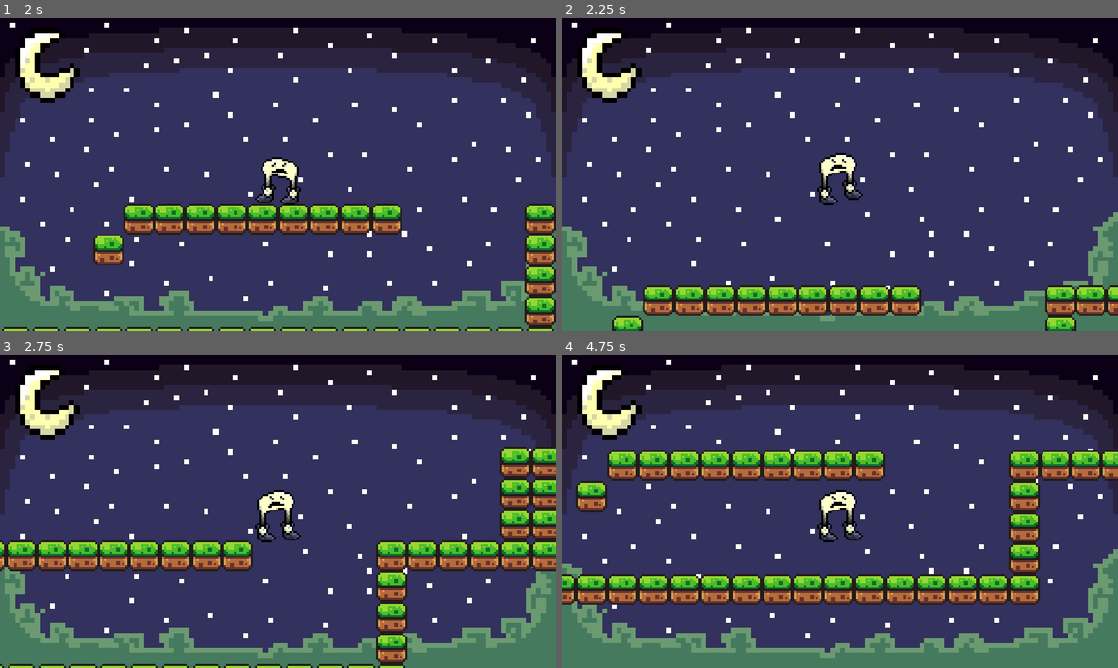
Above: before the commit, frames 1-4 (two rows, left to right).
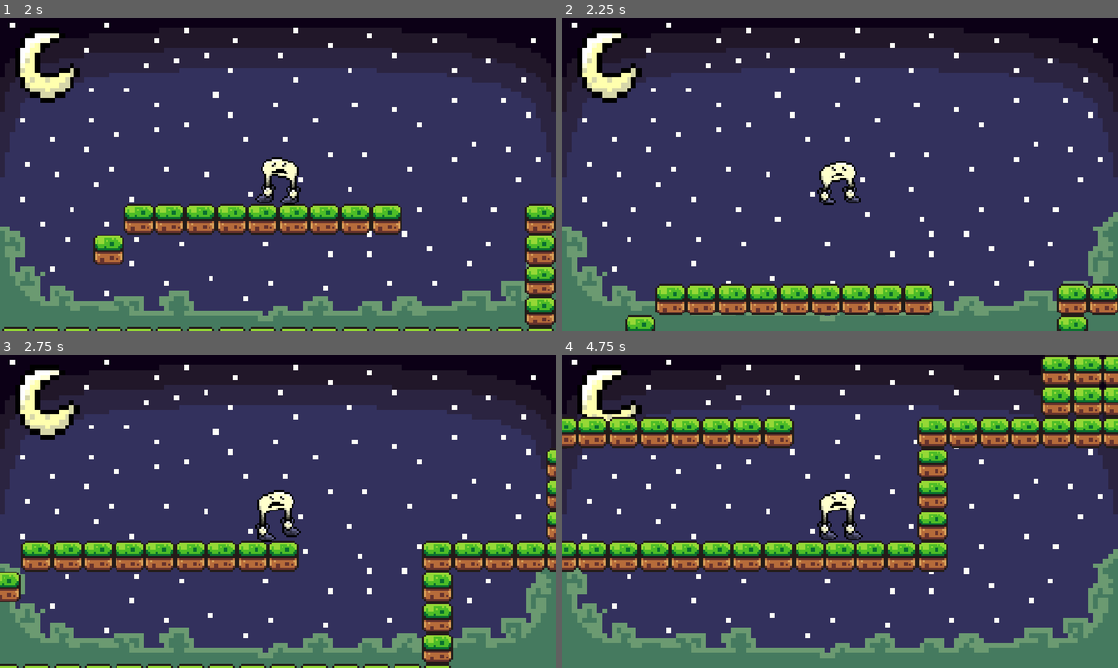
Above: after the commit, the same moments.

Repository: menlojacob/MoonShoesGame
Game: Godot game, scene res://Scenes/game.tscn
Same seed, same stepped clock (60 frames per second), same inputs: the game is played once before the commit and once after it.
Inputs:
- Up to frame 1 (2 s): click "Start" at 0.5 s; click "Level 1" at 1.25 s
- Up to frame 2 (2.25 s): hold Right (move_right) from 2.03 s (still down); hold Space (jump) from 2.03 s (still down); tap S (ground_pound, bound only after the commit) at 2.1 s
- Up to frame 3 (2.75 s): keep holding Right (move_right); keep holding Space (jump)
- Up to frame 4 (4.75 s): release Space (jump) at 2.78 s; tap Space (jump) at 2.85, 3.02, 3.32, 4.52 s; tap S (ground_pound, bound only after the commit) at 3.05, 4.35 s; release Right (move_right) at 3.53 s; hold Left (move_left) 3.53-4.28 s; hold Space (jump) 3.53-4.28 s; tap Shift (Dash) at 3.6 s; hold Right (move_right) from 4.28 s (still down)

Frame 1 is identical in both runs. In frame 2, 5.6% of the frame differs, in the area x 9-100%, y 43-100%; in frame 3, 13%; in frame 4, 35%, in the area x 0-100%, y 0-80%.

Commit message:
ground pound
started adding ground pound, press down to do it

Diff:
--- a/Scenes/character.tscn
+++ b/Scenes/character.tscn
@@ -3,6 +3,7 @@
 [ext_resource type="PackedScene" uid="uid://54ubxlkr8cgw" path="res://Scenes/character_controller.tscn" id="1_lkv7d"]
 [ext_resource type="Texture2D" uid="uid://cbcjyrynrpf6n" path="res://Assets/sprites/Character.png" id="1_ushfy"]
 [ext_resource type="PackedScene" uid="uid://n2ehclwjygdl" path="res://Scenes/dash_ability.tscn" id="3_owm7s"]
+[ext_resource type="PackedScene" uid="uid://cctp8kk5qdco8" path="res://Scenes/ground_pound_ability.tscn" id="4_nytcm"]
 
 [sub_resource type="AtlasTexture" id="AtlasTexture_owm7s"]
 atlas = ExtResource("1_ushfy")
@@ -244,3 +245,5 @@
 shape = SubResource("RectangleShape2D_sqlfn")
 
 [node name="DashAbility" parent="." unique_id=1300372267 instance=ExtResource("3_owm7s")]
+
+[node name="GroundPoundAbility" parent="." unique_id=37651454 instance=ExtResource("4_nytcm")]
--- /dev/null
+++ b/Scenes/ground_pound_ability.tscn
@@ -0,0 +1,6 @@
+[gd_scene format=3 uid="uid://cctp8kk5qdco8"]
+
+[ext_resource type="Script" uid="uid://cuug70w6oubyy" path="res://Scripts/ground_pound_ability.gd" id="1_sbv4p"]
+
+[node name="GroundPoundAbility" type="Node" unique_id=37651454]
+script = ExtResource("1_sbv4p")
--- a/Scripts/character_controller.gd
+++ b/Scripts/character_controller.gd
@@ -18,25 +18,30 @@
 var isDoingAction = false #dashing, ground pounding, etc.
 var jumpReleased = false
 var invulnerable = 0
+var horizontalSpeedModifier = 1
+var gravityModifier = 1
 
 signal touchedEnemy
 signal jumpedOnEnemy
 
-func jump(extraHeight = 0):
+func jump(height = JUMP_HEIGHT, variableHeight = true):
 	#calculate force needed to reach height
-	var impulse = -sqrt(2 * character.get_gravity().y * (JUMP_HEIGHT + extraHeight))
+	var gravity = (character.get_gravity().y * gravityModifier)
+	var impulse = -sqrt(2 * gravity * height)
 	character.velocity.y = impulse
 	jumping = true
-	jumpReleased = false
+	jumpReleased = not variableHeight
 
 func jumpOffEnemy(enemyBody, enemyController):
-	#try to get the enemy's collision shape and put our character at the top of it
-	var extraHeight = 0
+	#we try to make the player bounce to the same height every time
+	#regardless of initial height when they hit the enemy.
+	var bounceHeight = JUMP_HEIGHT
 	var enemyCollisionShape = enemyBody.get_node_or_null("CollisionShape2D")
 	if enemyCollisionShape:
 		var topOfEnemyHeight = enemyBody.global_position.y - (enemyCollisionShape.shape.size.y/2)
 		var bottomOfPlayerHeight = character.global_position.y + (characterCollision.shape.size.y/2)
-		extraHeight = bottomOfPlayerHeight - topOfEnemyHeight
+		var difference = bottomOfPlayerHeight - topOfEnemyHeight
+		bounceHeight += difference
 
 	jumping = false # reset the jump animation
 	handle_animations(direction)
@@ -44,8 +49,7 @@
 	handle_animations(direction)
 
 	if not isMovementLocked():
-		jump(extraHeight)
-		jumpReleased = true #makes the jump not affected by holding space or not
+		jump(bounceHeight, false)
 
 	enemyController.jumped_on()
 	lastJumpedOnEnemyId = enemyBody.get_instance_id()
@@ -57,7 +61,7 @@
 	if not isMovementLocked():
 		# Add the gravity.
 		if not character.is_on_floor():
-			character.velocity += character.get_gravity() * delta
+			character.velocity += character.get_gravity() * gravityModifier * delta
 
 		# Handle jump.
 		if Input.is_action_just_pressed("jump") and character.is_on_floor():
@@ -65,7 +69,7 @@
 
 		direction = Input.get_axis("move_left", "move_right")
 		if direction:
-			character.velocity.x = direction * SPEED
+			character.velocity.x = direction * SPEED * horizontalSpeedModifier
 			lastValidDirection = direction
 		else:
 			character.velocity.x = move_toward(character.velocity.x, 0, SPEED)
@@ -148,6 +152,12 @@
 func isInvulnerable():
 	return invulnerable > 0
 
+func setHorizontalSpeedModifier(modifier):
+	horizontalSpeedModifier = modifier
+
+func setGravityModifier(modifier):
+	gravityModifier = modifier
+
 func handle_animations(direction):
 	if !jumping:
 		if direction != 0:
--- a/Scripts/dash_ability.gd
+++ b/Scripts/dash_ability.gd
@@ -6,7 +6,6 @@
 var currentDashTime = 0.0
 var currentDashDirection = 0
 var touchedGround = true
-var touchedEnemyConnection
 
 @onready var character = self.get_parent()
 @onready var characterController = character.get_node_or_null("CharacterController")
--- /dev/null
+++ b/Scripts/ground_pound_ability.gd
@@ -0,0 +1,26 @@
+extends Node
+
+var isPounding = false
+
+@onready var character = self.get_parent()
+@onready var characterController = character.get_node_or_null("CharacterController")
+
+func startPound():
+	isPounding = true
+	characterController.setDoingAction(true)
+	characterController.setHorizontalSpeedModifier(0.5)
+	characterController.setGravityModifier(1.5)
+	characterController.jump(24, false)
+
+func stopPound(hitGround : bool):
+	isPounding = false
+	characterController.setDoingAction(false)
+	characterController.setHorizontalSpeedModifier(1)
+	characterController.setGravityModifier(1)
+
+func _physics_process(delta: float) -> void:
+	if Input.is_action_just_pressed("ground_pound"):
+		startPound()
+
+	if character.is_on_floor():
+		stopPound(true)
--- a/project.godot
+++ b/project.godot
@@ -58,6 +58,12 @@
 "events": [Object(InputEventKey,"resource_local_to_scene":false,"resource_name":"","device":16,"window_id":0,"alt_press …(195 unchanged characters)…
 ]
 }
+ground_pound={
+"deadzone": 0.2,
+"events": [Object(InputEventKey,"resource_local_to_scene":false,"resource_name":"","device":16,"window_id":0,"alt_pressed":false,"shift_pressed":false,"ctrl_pressed":false,"meta_pressed":false,"pressed":false,"keycode":0,"physical_keycode":83,"key_label":0,"unicode":0,"location":0,"echo":false,"script":null)
+, Object(InputEventKey,"resource_local_to_scene":false,"resource_name":"","device":16,"window_id":0,"alt_pressed":false,"shift_pressed":false,"ctrl_pressed":false,"meta_pressed":false,"pressed":false,"keycode":0,"physical_keycode":4194322,"key_label":0,"unicode":0,"location":0,"echo":false,"script":null)
+]
+}
 
 [physics]
 
Not shown, added: Scripts/ground_pound_ability.gd.uid
